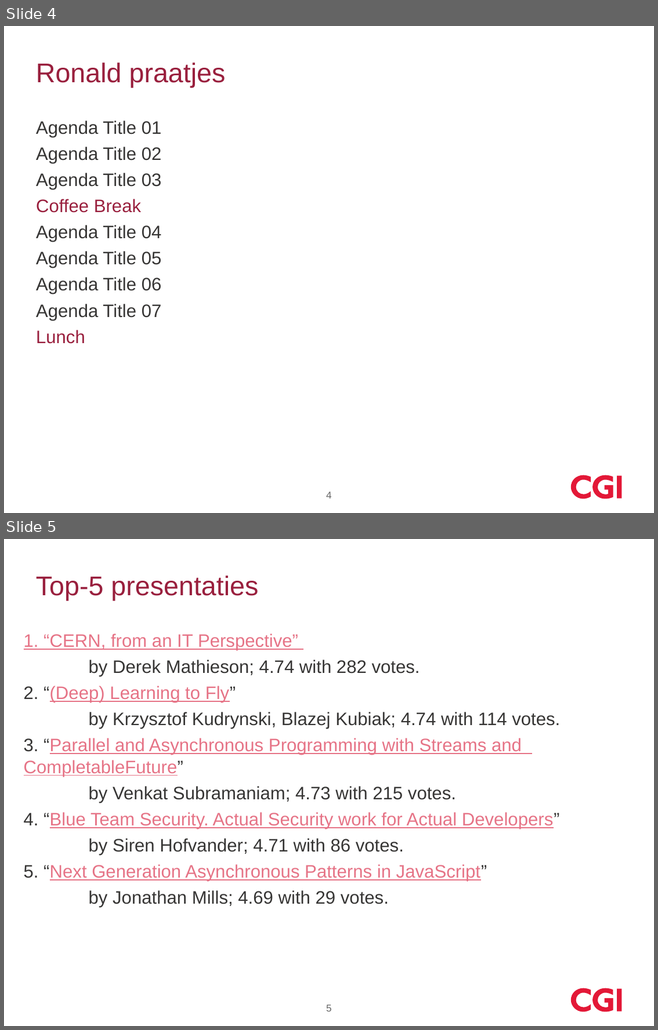
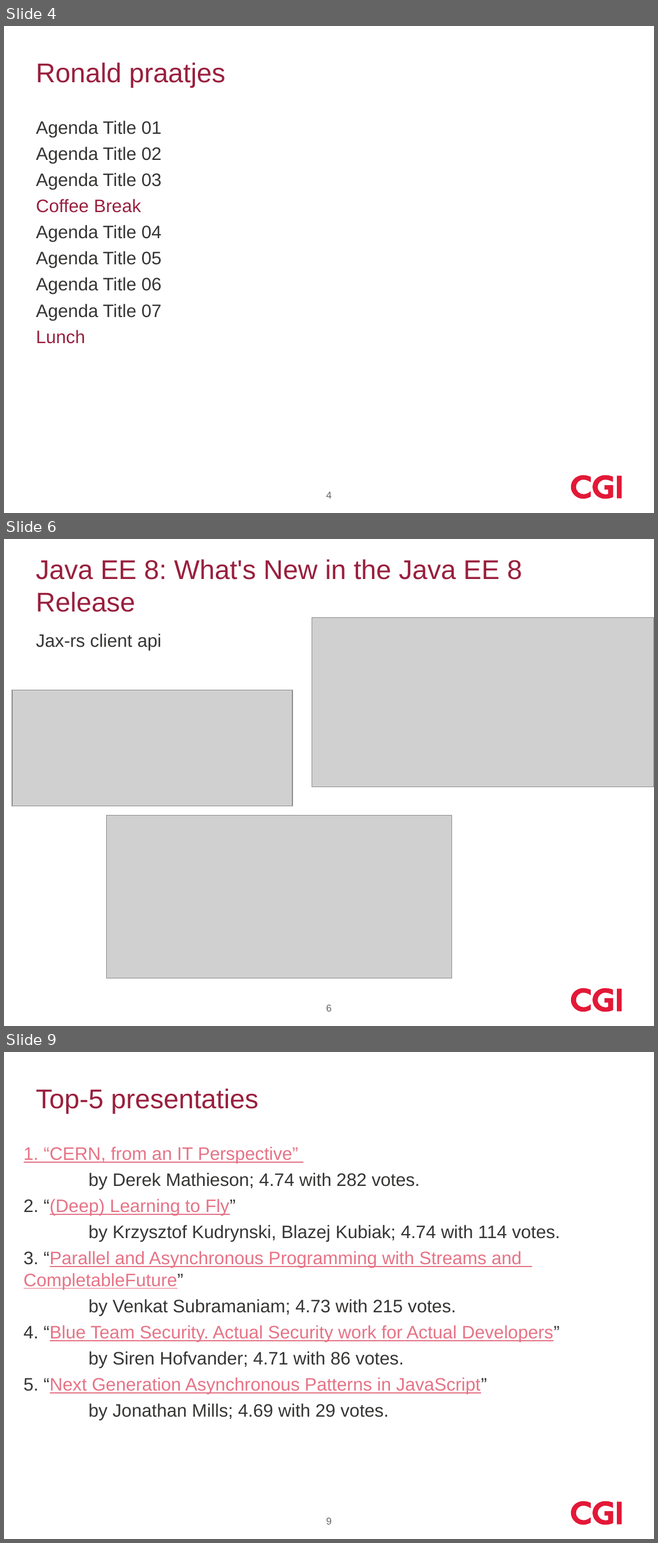
Before and after one commit to koosdrost/GeneralDir, a slide deck: devoxx_2017_cgi.pptx. Shown one above the other, each under a label of ours: slides 4 and 5 before the commit, slides 4, 6 and 9 after it; the slides between them are not shown. The pictures are 658x1030 and 658x1543 pixels, drawn with LibreOffice and Linux fonts; fonts in the diff are those of the drawing; grey boxes stand for pictures; background and template pictures are left out. Boxes give left, top, right and bottom in pixels: in the first picture for what was removed or moved away, otherwise in the second. Text is boxed around its words. In the diff, an @@ line names an element or a change of style, - is before the commit and + after.

```diff
--- a/devoxx_2017_cgi.pptx
+++ b/devoxx_2017_cgi.pptx
@@ slide 6 added at [4,539,654,1026], background #FFFFFF; not listed: 3 template elements that a slide beside it also shows @@
@@ title added at [36,559,522,612], 30 pt, text #991F3D @@
+Java EE 8: What's New in the Java EE 8 Release
@@ picture added at [312,618,654,787] @@
@@ text added at [36,634,162,650], 20 pt, text #363534 @@
+Jax-rs client api
@@ picture added at [13,690,292,806] @@
@@ picture added at [107,816,452,979] @@
@@ page number added at [326,1005,332,1012], 11 pt, text #666666 @@
+6
@@ what was slide 5 is now slide 9 @@
@@ page number at [326,1518,332,1525]: text changed @@
-5
+9
```
Also in this commit, not shown: 3 other slides added.
